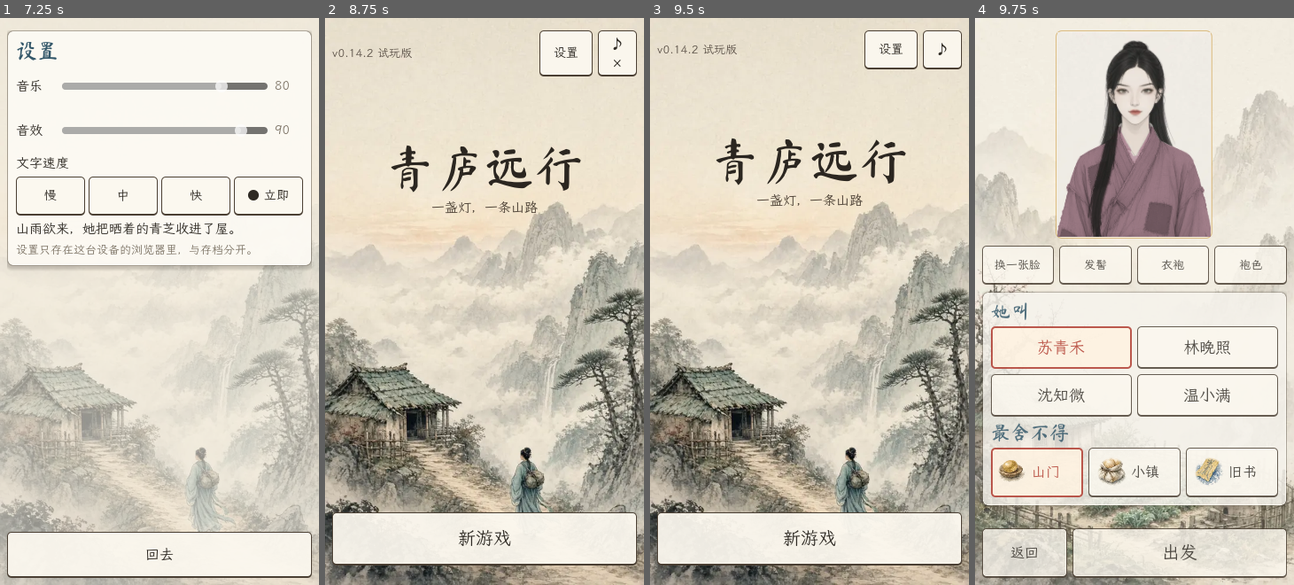
Above: before the commit, frames 1-4 (left to right).
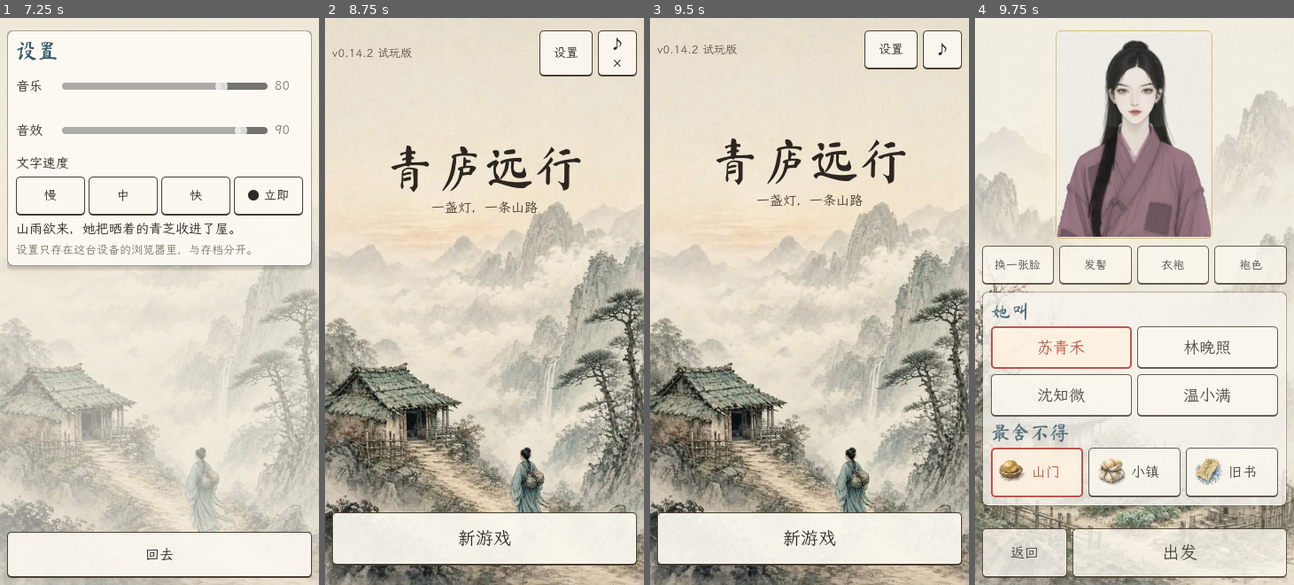
Above: after the commit, the same moments.

Repository: loo0p/qinglu-yuanxing
Game: Godot game, scene res://scenes/Main.tscn
Same seed, same stepped clock (60 frames per second), same inputs: the game is played once before the commit and once after it.
Inputs:
- Up to frame 1 (7.25 s): click "设置" at 0.5 s; click "慢" at 1.25 s; click "● 慢" at 2 s; click "中" at 2.75 s; click "● 中" at 3.5 s; click "快" at 4.25 s; click "● 快" at 5 s; click "立即" at 5.75 s; click "● 立即" at 6.5 s
- Up to frame 2 (8.75 s): click "回去" at 7.25 s; click "♪" at 8 s
- Up to frame 3 (9.5 s): click "♪×" at 8.75 s
- Up to frame 4 (9.75 s): click "新游戏" at 9.5 s

Frames 1-3 are identical in both runs. In frame 4, 0.1% of the frame differs, in the area x 36-62%, y 3-39%.

Commit message:
立绘抠边去白：衣袍/外披/头发/饰品半透明边缘去纸色（pymatting 前景估计 + 布料收边，WebP exact）；调试 artsheet 大图对照

Diff:
--- a/scripts/main.gd
+++ b/scripts/main.gd
@@ -3841,6 +3841,36 @@
 					o["robe_tint"] = g.world.SECT_TINT[sect]
 				specs2.append(PLib.roll((base * 7919 + k * 104729) % 1000000000, o))
 			return _dev("psheet:" + JSON.stringify(specs2))
+		_ when cmd.begins_with("artsheet"):
+			# 调试（v0.14.3）：16 个随机人物大图（纸底画框，同生平页），半数强制带外披，看衣袍/头发抠边
+			var b0 := int(cmd.substr(9)) if cmd.length() > 9 else 1
+			var old_a = get_node_or_null("DevSheet")
+			if old_a != null:
+				old_a.free()
+			var bga := ColorRect.new()
+			bga.name = "DevSheet"
+			bga.color = Color(0.93, 0.91, 0.86)
+			bga.set_anchors_preset(Control.PRESET_FULL_RECT)
+			add_child(bga)
+			var ga := GridContainer.new()
+			ga.columns = 4
+			ga.set_anchors_preset(Control.PRESET_FULL_RECT)
+			bga.add_child(ga)
+			for k in 16:
+				var sexa := "m" if k % 4 == 3 else "f"
+				var spa: Dictionary = PLib.roll((b0 * 7919 + k * 104729) % 1000000000, {"sex": sexa, "elder": false, "demonic": false, "robe_v": 10})
+				if k % 2 == 0 and spa.get("outer") == null and not (spa.robe in PLib.lib.pools.fixed):
+					var po: Array = PLib.lib.pools.outers[sexa]
+					spa.outer = po[(b0 + k) % po.size()]
+				var pfa = PanelContainer.new()
+				pfa.add_theme_stylebox_override("panel", _sb(Color(0.96, 0.94, 0.9, 1), Color(C_GOLD.r, C_GOLD.g, C_GOLD.b, 0.7), 6, 1, 2))
+				ga.add_child(pfa)
+				var pba = PBox.new()
+				pba.custom_minimum_size = Vector2(84, 112)
+				pba.no_bake = true   # 和生平页大立绘一样逐层画，不烘焙
+				pfa.add_child(pba)
+				pba.setup(spa, PBox.BUST, 0.0)
+			return "ok"
 		_ when cmd.begins_with("psheet:"):
 			# 调试：一屏摆一组立绘（静止，可指定 eye_state），验部件和闭眼帧
 			var specs = JSON.parse_string(cmd.substr(7))
Binary file changed: web_portrait/parts/acc_f1-base_f.webp
Binary file changed: web_portrait/parts/acc_f2-base_f.webp
Binary file changed: web_portrait/parts/acc_f3-base_f.webp
Binary file changed: web_portrait/parts/acc_f4-base_f.webp
Binary file changed: web_portrait/parts/acc_m1-base_m.webp
Binary file changed: web_portrait/parts/hair_f1-base_f.webp
Binary file changed: web_portrait/parts/hair_f10-base_f.webp
Binary file changed: web_portrait/parts/hair_f11-base_f.webp
Binary file changed: web_portrait/parts/hair_f12-base_f.webp
Binary file changed: web_portrait/parts/hair_f2-base_f.webp
Binary file changed: web_portrait/parts/hair_f3-base_f.webp
Binary file changed: web_portrait/parts/hair_f4-base_f.webp
(and 67 more such lines)
